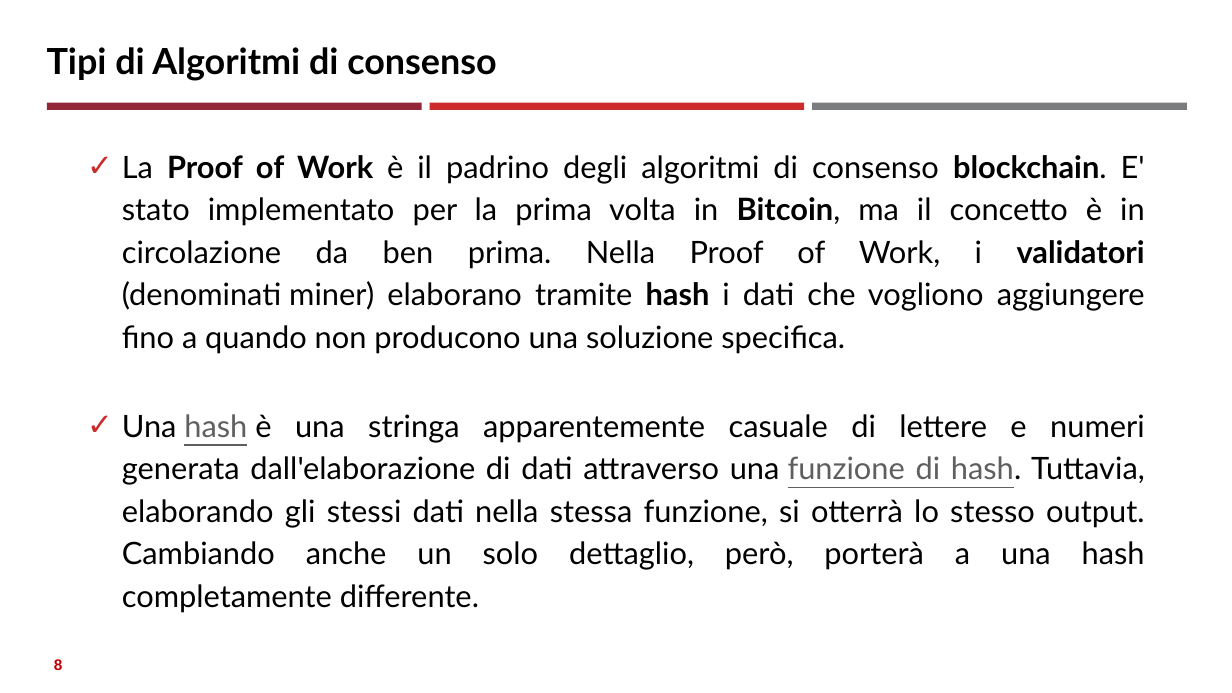
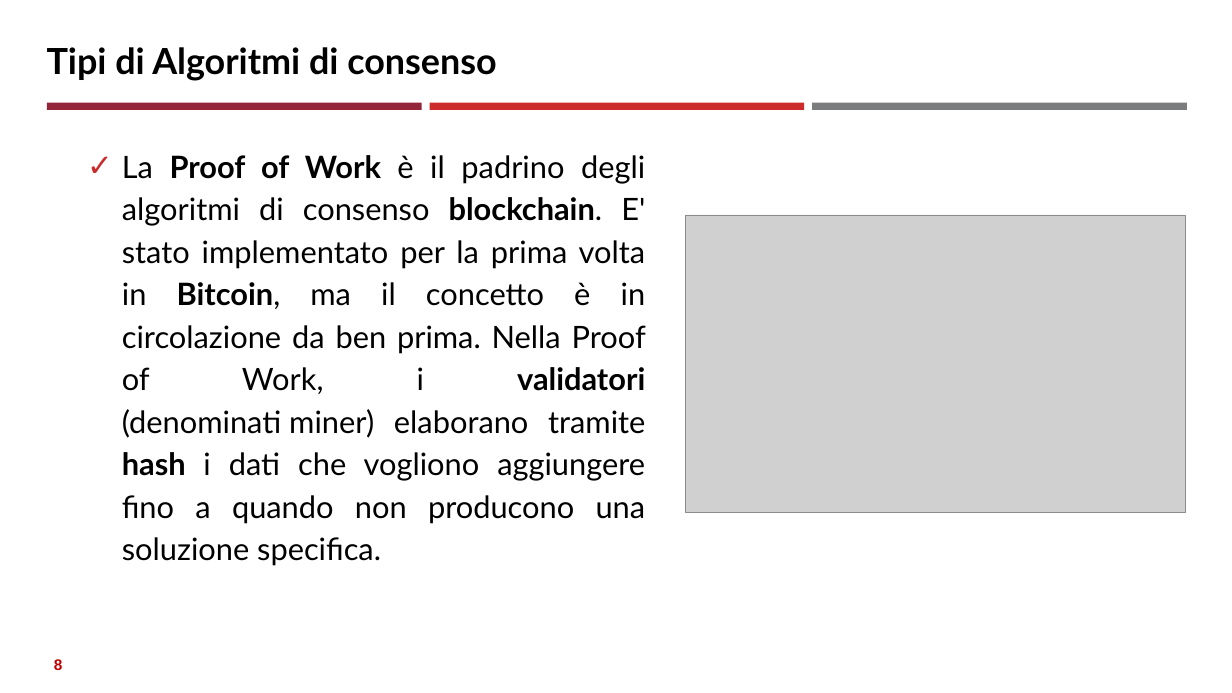
Before and after one commit to neural1977/data_science_interview_material, a slide deck: slide 8 of Assicurazioni/Algoritmi di consenso distribuito_ita.pptx. Drawn at 1232x693 pixels with LibreOffice and Linux fonts; fonts in the diff are those of the drawing; grey boxes stand for pictures. Boxes give left, top, right and bottom in pixels: in the first picture for what was removed or moved away, otherwise in the second. Text is boxed around its words. In the diff, an @@ line names an element or a change of style, - is before the commit and + after.

```diff
--- a/Assicurazioni/Algoritmi di consenso distribuito_ita.pptx
+++ b/Assicurazioni/Algoritmi di consenso distribuito_ita.pptx
@@ picture added at (686,215,1186,514) @@
@@ text at (122,414,1145,570): paragraph removed @@
-✓ Una hash è una stringa apparentemente casuale di lettere e numeri generata dall'elaborazione di dati attraverso una funzione di hash. Tuttavia, elaborando gli stessi dati nella stessa funzione, si otterrà lo stesso output. Cambiando anche un solo dettaglio, però, porterà a una hash completamente differente.
```
Also in this commit, not shown: 1 other slide changed, 5 slides added, 2 other files.
